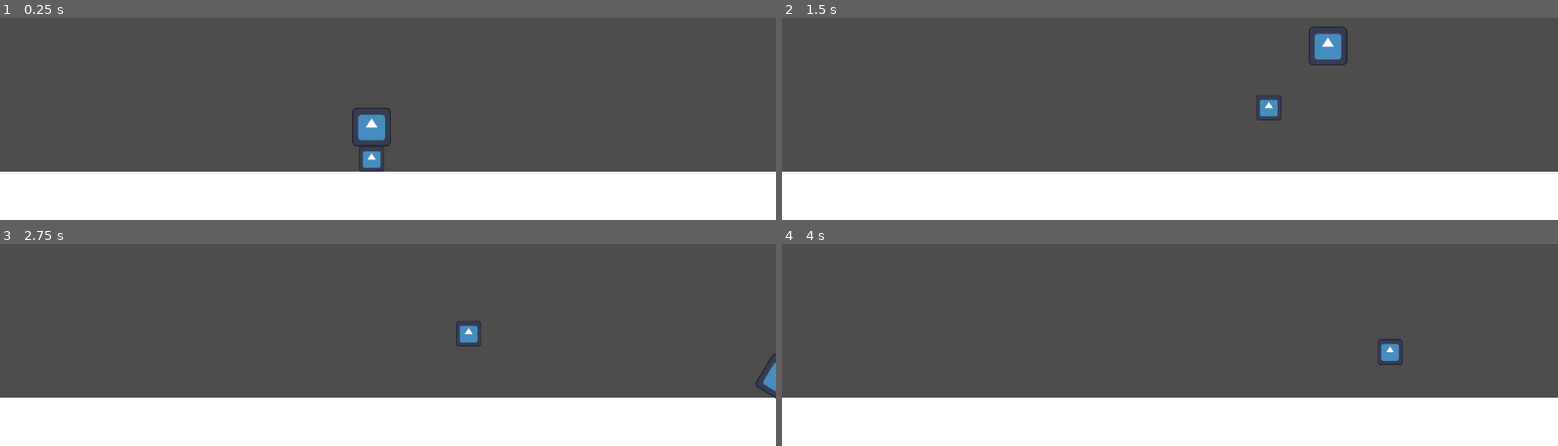
Above: before the commit, frames 1-4 (two rows, left to right).
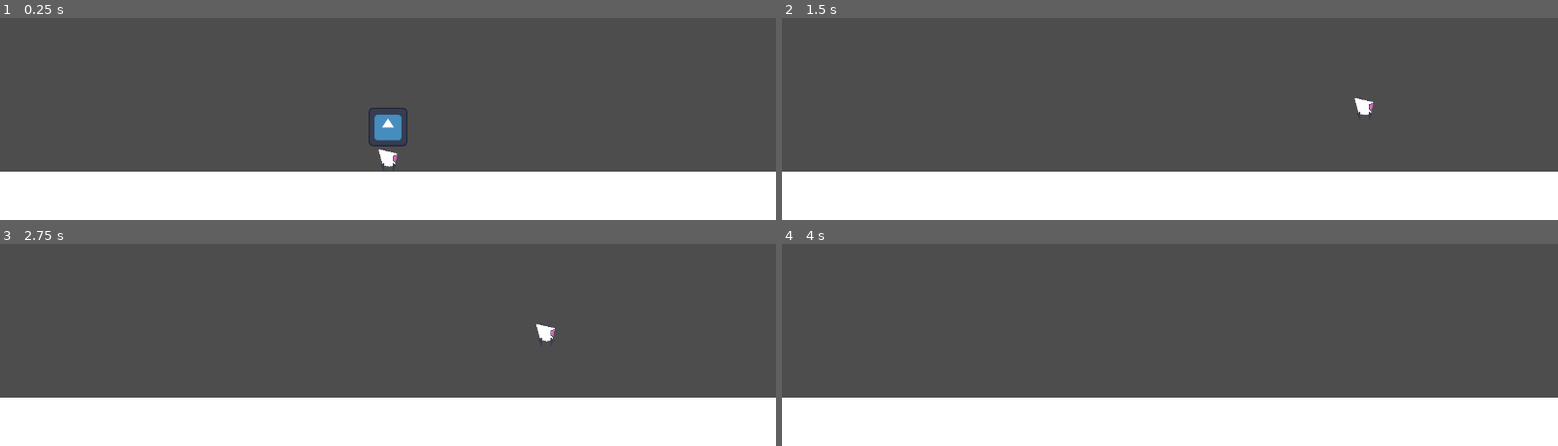
Above: after the commit, the same moments.

Repository: SnappyDragon64/Volleyball
Game: Godot game, scene res://game/game/sandbox.tscn
Two runs of this game, one before a commit and one after it. Both use one fixed random seed, a clock stepped at 60 frames per second and the inputs below. The engine's default icon, where the game draws it, is replaced by a stand-in: a white triangle on a blue panel in a dark square.
Inputs (mouse positions are in pixels of both pictures, inside the frame that each line leads up to):
- Up to frame 1 (0.25 s): no input
- Up to frame 2 (1.5 s): tap Enter at 0.5 s; move the mouse to (outside the picture) at 0.52 s; hold Right (move_right) from 0.53 s (still down); right-click (outside the picture) at 0.6 s; tap Space (jump) at 0.77, 1.07 s; click (outside the picture) at 0.8 s; move the mouse to (1014, 24) at 1.27 s; click (1014, 24) at 1.35 s
- Up to frame 3 (2.75 s): tap Space (jump) at 1.52, 1.82, 2.3 s; tap Z (grab, bound only after the commit) at 1.55, 2.1 s; move the mouse to (outside the picture) at 2.02 s; release Right (move_right) at 2.03 s; hold Left (move_left) from 2.03 s (still down); click (outside the picture) at 2.17 s
- Up to frame 4 (4 s): move the mouse to (1131, 314) at 2.77 s; release Left (move_left) at 2.78 s; hold Right (move_right) from 2.78 s (still down); tap Space (jump) at 2.85, 3.02, 3.32, 3.77 s; click (1131, 314) at 2.92 s; right-click (1131, 314) at 3.05 s; move the mouse to (1402, 294) at 3.52 s; right-click (1402, 294) at 3.6 s; click (1402, 294) at 3.8 s

The runs differ from the first frame. In frame 1, 1.1% of the frame differs, in the area x 45-53%, y 44-77%; in frame 2, 1.0%; in frame 3, 0.6%; in frame 4, 0.3%.

Commit message:
Updated player controller

Diff:
--- /dev/null
+++ b/game/core/groups.gd
@@ -0,0 +1,6 @@
+extends Node
+
+const PLAYER = "player"
+const HAS_WEIGHT = "has_weight"
+const PICKUP = "pickup"
+const HEAD = "head"
--- /dev/null
+++ b/game/core/signals.gd
@@ -0,0 +1,8 @@
+extends Node
+
+
+# PLAYER
+signal recall_head(player_global_position: Vector2)
+
+# EVENT
+signal event(id: int)
--- /dev/null
+++ b/game/entity/player/head.gd
@@ -0,0 +1,20 @@
+extends RigidBody2D
+
+
+const RECALL_IMPULSE := 8000.0
+
+
+func _ready():
+	add_to_group(Groups.PLAYER)
+	add_to_group(Groups.HAS_WEIGHT)
+	add_to_group(Groups.PICKUP)
+	add_to_group(Groups.HEAD)
+
+	Signals.recall_head.connect(_on_recall_head)
+
+
+func _on_recall_head(player_global_position: Vector2):
+	var recall_direction = player_global_position - get_global_position()
+	recall_direction = recall_direction.normalized()
+	var recall_magnitude = recall_direction.x * RECALL_IMPULSE
+	apply_torque_impulse(recall_magnitude)
--- /dev/null
+++ b/game/entity/player/head.tscn
@@ -0,0 +1,24 @@
+[gd_scene load_steps=4 format=3 uid="uid://ddd8jy8ur8c5"]
+
+[ext_resource type="Script" path="res://game/entity/player/head.gd" id="1_nj3d2"]
+[ext_resource type="Texture2D" uid="uid://rjm03i05u1tf" path="res://icon.svg" id="1_x5vyb"]
+
+[sub_resource type="CircleShape2D" id="CircleShape2D_qxnpo"]
+radius = 32.0
+
+[node name="Head" type="RigidBody2D"]
+collision_layer = 4
+gravity_scale = 0.4
+script = ExtResource("1_nj3d2")
+
+[node name="Collider" type="CollisionShape2D" parent="."]
+shape = SubResource("CircleShape2D_qxnpo")
+
+[node name="HeadModel" type="Sprite2D" parent="."]
+visible = false
+scale = Vector2(0.5, 0.5)
+texture = ExtResource("1_x5vyb")
+
+[node name="Area2D" type="Area2D" parent="."]
+
+[node name="CollisionShape2D" type="CollisionShape2D" parent="Area2D"]
--- a/game/entity/player/player.gd
+++ b/game/entity/player/player.gd
@@ -1,42 +1,54 @@
 extends CharacterBody2D
 
-const SPEED = 200.0
-const HEADLESS_SPEED = 400.0
-const JUMP_VELOCITY = -400.0
+
+const SPEED := 200.0
+const DEFAULT_SPEED_MULTIPLIER := 1.0
+const HEADLESS_SPEED_MULTIPLIER := 2.0
+const JUMP_VELOCITY := -400.0
+const THROW_IMPULSE := 500.0
 
 enum State {DEFAULT, HEADLESS, ITEM, ROLLING}
 
-@onready var volley_scene := preload("res://game/entity/player/volley.tscn")
-@onready var volley_instance: RigidBody2D
+@onready var head_scene := preload("res://game/entity/player/head.tscn")
 
-@onready var recall_cooldown = $Timer/RecallCooldown
+@export var current_state := State.DEFAULT
+@export var controller_mode := false
 
-var current_state: State = State.DEFAULT
-var controller_mode := false
 var can_recall := true
 
+
 func _ready():
-	volley_instance = volley_scene.instantiate()
-	get_parent().call_deferred("add_child", volley_instance)
-	volley_instance.ready.connect(_on_volley_ready)
+	add_to_group(Groups.PLAYER)
+	add_to_group(Groups.HAS_WEIGHT)
 
 
-func _on_volley_ready():
-	$RemoteTransform2D.set_remote_node(volley_instance.get_path())
-	volley_instance.get_node("CollisionShape2D").set_disabled(true)
-	volley_instance.set_freeze_enabled(true)
+func _input(event: InputEvent):
+	if event is InputEventKey or event is InputEventMouseButton:
+		controller_mode = false
+		$CrosshairOrigin.set_visible(false)
+	elif event is InputEventJoypadButton:
+		controller_mode = true
 
 
-func _input(event):
-	if event is InputEventKey:
-		controller_mode = false
-	elif event is InputEventJoypadButton:
-		controller_mode = true
-	elif event is InputEventMouseButton:
-		controller_mode = false
+func change_state(new_state: State):
+	match new_state:
+		State.DEFAULT:
+			add_to_group(Groups.HAS_WEIGHT)
+			$HeadCollider.set_disabled(false)
+			$Model/HeadModel.set_visible(true)
+		State.HEADLESS:
+			remove_from_group(Groups.HAS_WEIGHT)
+			$HeadCollider.set_disabled(true)
+			$Model/HeadModel.set_visible(false)
+		State.ITEM:
+			add_to_group(Groups.HAS_WEIGHT)
+		State.ROLLING:
+			pass
+
+	current_state = new_state
 
 
-func _physics_process(delta):
+func _physics_process(delta: float):
 	match current_state:
 		State.DEFAULT:
 			_default_physics_process(delta)
@@ -44,96 +56,105 @@
 			_headless_physics_process(delta)
 		State.ITEM:
 			_item_physics_process(delta)
-		State.HEADLESS:
-			_default_physics_process(delta)
+		State.ROLLING:
+			_rolling_physics_process(delta)
 
 
-func _default_physics_process(delta):
+func _default_physics_process(delta: float):
+	apply_gravity(delta)
+	enable_movement(DEFAULT_SPEED_MULTIPLIER)
+	enable_yeet()
+	move_and_slide()
+
+
+func _headless_physics_process(delta: float):
+	apply_gravity(delta)
+	enable_movement(HEADLESS_SPEED_MULTIPLIER)
+	enable_jump()
+	enable_recall()
+	enable_grab()
+	move_and_slide()
+
+
+func _item_physics_process(delta: float):
+	apply_gravity(delta)
+	enable_movement(DEFAULT_SPEED_MULTIPLIER)
+	move_and_slide()
+
+
+func _rolling_physics_process(_delta: float):
+	pass
+
+
+func apply_gravity(delta: float):
 	if not is_on_floor():
 		velocity += get_gravity() * delta
 
+
+func enable_movement(multiplier: float):
 	var direction = Input.get_axis("move_left", "move_right")
 
 	if direction:
-		velocity.x = direction * SPEED
+		velocity.x = direction * SPEED * multiplier
 	else:
 		velocity.x = move_toward(velocity.x, 0, SPEED)
 
+
+func enable_jump():
+	if Input.is_action_just_pressed("jump") and is_on_floor():
+		velocity.y = JUMP_VELOCITY
+
+
+func enable_yeet():
 	if controller_mode:
 		var controller_direction = Input.get_vector("aim_left", "aim_right", "aim_up", "aim_down")
 
 		if not controller_direction.is_zero_approx():
 			var angle = controller_direction.angle()
-			$RemoteTransform2D/Marker2D.set_rotation(angle)
-			$RemoteTransform2D/Marker2D/Icon.set_visible(true)
+			$CrosshairOrigin.set_rotation(angle)
+			$CrosshairOrigin.set_visible(true)
 
-			if Input.is_action_just_pressed("shoot"):
-				shoot(controller_direction)
+			if Input.is_action_just_pressed("yeet"):
+				check_and_yeet(controller_direction)
 		else:
-			$RemoteTransform2D/Marker2D/Icon.set_visible(false)
+			$CrosshairOrigin.set_visible(false)
 	else:
-		var mouse_direction = get_global_mouse_position() - $RemoteTransform2D/Marker2D.get_global_transform().origin
-
-		if Input.is_action_just_pressed("shoot"):
-			shoot(mouse_direction)
-
-	move_and_slide()
+		var mouse_direction = get_global_mouse_position() - $CrosshairOrigin.get_global_transform().origin
+		check_and_yeet(mouse_direction)
 
 
-func shoot(direction_vector: Vector2):
-	direction_vector = direction_vector.normalized() * 500
-	$RemoteTransform2D.set_remote_node("")
-	volley_instance.get_node("CollisionShape2D").set_disabled(false)
-	volley_instance.set_freeze_enabled(false)
-	volley_instance.apply_central_impulse(direction_vector)
-	current_state = State.HEADLESS
+func check_and_yeet(direction_vector: Vector2):
+	if Input.is_action_just_pressed("yeet"):
+		change_state(State.HEADLESS)
+		$CrosshairOrigin.set_visible(false)
+
+		var head_instance = head_scene.instantiate()
+
+		var crosshair_origin_global_position = $CrosshairOrigin.get_global_position()
+		head_instance.set_global_position(crosshair_origin_global_position)
+
+		direction_vector = direction_vector.normalized() * 500
+		head_instance.apply_central_impulse(direction_vector)
+		# TODO: Add player's velocity to the head?
+
+		add_sibling(head_instance)
 
 
-func recall():
-	var recall_direction = Vector2(global_position.x - volley_instance.get_global_transform().origin.x, 0).normalized() * 150
-	volley_instance.apply_central_impulse(recall_direction)
-	can_recall = false
-	recall_cooldown.start()
+func enable_recall():
+	if Input.is_action_just_pressed("recall") and can_recall:
+		Signals.recall_head.emit(get_global_position())
+		$Timers/RecallCooldown.start()
+		can_recall = false
 
 
-func _headless_physics_process(delta):
-	if not is_on_floor():
-		velocity += get_gravity() * delta
-
-	if Input.is_action_just_pressed("jump") and is_on_floor():
-		velocity.y = JUMP_VELOCITY
-
-	if Input.is_action_just_pressed("recall") and can_recall:
-		recall()
-
-	var direction = Input.get_axis("move_left", "move_right")
-
-	if direction:
-		velocity.x = direction * SPEED
-	else:
-		velocity.x = move_toward(velocity.x, 0, SPEED)
-
-	move_and_slide()
+func enable_grab():
+	if Input.is_action_just_pressed("grab"):
+		for body: PhysicsBody2D in $InteractionArea.get_overlapping_bodies():
+			if body.is_in_group(Groups.HEAD):
+				body.set_process_mode(ProcessMode.PROCESS_MODE_DISABLED)
+				body.queue_free()
+				change_state(State.DEFAULT)
 
 
-func _item_physics_process(delta):
-	if not is_on_floor():
-		velocity += get_gravity() * delta
-
-	var direction = Input.get_axis("move_left", "move_right")
-
-	if direction:
-		velocity.x = direction * SPEED
-	else:
-		velocity.x = move_toward(velocity.x, 0, SPEED)
-
-	move_and_slide()
-
-
-func _rolling_physics_process(delta):
-	pass
-
-
-func _on_recall_cooldown_timeout() -> void:
-	print("entered")
+func _on_recall_cooldown_timeout():
 	can_recall = true
--- a/game/entity/player/player.tscn
+++ b/game/entity/player/player.tscn
@@ -1,40 +1,65 @@
-[gd_scene load_steps=4 format=3 uid="uid://b60y53yb0w5k6"]
+[gd_scene load_steps=7 format=3 uid="uid://pmhw162ba0le"]
 
 [ext_resource type="Script" path="res://game/entity/player/player.gd" id="1_ho5xm"]
 [ext_resource type="Texture2D" uid="uid://rjm03i05u1tf" path="res://icon.svg" id="1_yxgw6"]
+[ext_resource type="PackedScene" uid="uid://ddno4gmco4kp3" path="res://game/entity/player/player_model.tscn" id="2_fcqle"]
 
-[sub_resource type="CapsuleShape2D" id="CapsuleShape2D_mwmx4"]
+[sub_resource type="CapsuleShape2D" id="CapsuleShape2D_twx8h"]
 radius = 21.0
 height = 42.0
 
+[sub_resource type="CapsuleShape2D" id="CapsuleShape2D_j8rw0"]
+radius = 32.0
+height = 64.0
+
+[sub_resource type="CircleShape2D" id="CircleShape2D_fkdut"]
+radius = 48.0
+
 [node name="Player" type="CharacterBody2D"]
 collision_layer = 2
+collision_mask = 5
 script = ExtResource("1_ho5xm")
 
-[node name="Icon" type="Sprite2D" parent="."]
+[node name="PlayerCollider" type="CollisionShape2D" parent="."]
 position = Vector2(0, -21)
-scale = Vector2(0.33, 0.33)
+shape = SubResource("CapsuleShape2D_twx8h")
+
+[node name="HeadCollider" type="CollisionShape2D" parent="."]
+position = Vector2(0, -74)
+shape = SubResource("CapsuleShape2D_j8rw0")
+
+[node name="InteractionArea" type="Area2D" parent="."]
+position = Vector2(0, -21)
+collision_layer = 0
+collision_mask = 12
+
+[node name="Collider" type="CollisionShape2D" parent="InteractionArea"]
+shape = SubResource("CircleShape2D_fkdut")
+
+[node name="Model" type="Node2D" parent="."]
+
+[node name="PlayerModel" parent="Model" instance=ExtResource("2_fcqle")]
+position = Vector2(1, 0)
+scale = Vector2(1.2, 1.2)
+
+[node name="HeadModel" type="Sprite2D" parent="Model"]
+position = Vector2(0, -74)
+rotation = 0.00456835
+scale = Vector2(0.5, 0.5)
 texture = ExtResource("1_yxgw6")
 
-[node name="CollisionShape2D" type="CollisionShape2D" parent="."]
-position = Vector2(0, -21)
-shape = SubResource("CapsuleShape2D_mwmx4")
+[node name="CrosshairOrigin" type="Marker2D" parent="."]
+visible = false
+position = Vector2(0, -74)
 
-[node name="RemoteTransform2D" type="RemoteTransform2D" parent="."]
-position = Vector2(0, -42)
-
-[node name="Marker2D" type="Marker2D" parent="RemoteTransform2D"]
-position = Vector2(0, -32)
-
-[node name="Icon" type="Sprite2D" parent="RemoteTransform2D/Marker2D"]
-visible = false
-position = Vector2(50, 0)
+[node name="Crosshair" type="Sprite2D" parent="CrosshairOrigin"]
+position = Vector2(64, 0)
 scale = Vector2(0.1, 0.1)
 texture = ExtResource("1_yxgw6")
 
-[node name="Timer" type="Node" parent="."]
+[node name="Timers" type="Node" parent="."]
 
-[node name="RecallCooldown" type="Timer" parent="Timer"]
+[node name="RecallCooldown" type="Timer" parent="Timers"]
 one_shot = true
 
-[connection signal="timeout" from="Timer/RecallCooldown" to="." method="_on_recall_cooldown_timeout"]
+[connection signal="timeout" from="Timers/RecallCooldown" to="." method="_on_recall_cooldown_timeout"]
--- a/game/entity/player/player_model.tscn
+++ b/game/entity/player/player_model.tscn
@@ -22,7 +22,7 @@
 texture = ExtResource("2_55ofv")
 
 [node name="FrontBody" type="Polygon2D" parent="."]
-polygon = PackedVector2Array(-14, -31, -8, -9, 1, -7, 9, -9, 12, -25)
+polygon = PackedVector2Array(-14, -31, -8, -9, 1, -7, 9, -9, 9.45906, -11.4483, 6, -15, 6, -22, 11.7964, -23.9144, 12, -25)
 
 [node name="BackBody" type="Polygon2D" parent="FrontBody"]
 z_index = -1
@@ -30,13 +30,13 @@
 polygon = PackedVector2Array(-10, -33, -8, -9, 9, -9, 12, -25)
 
 [node name="Eye" type="Polygon2D" parent="FrontBody"]
-z_index = 1
 color = Color(0.83222, 0.405905, 0.755917, 1)
-polygon = PackedVector2Array(11.62, -23, 7, -21, 7, -16, 9.75, -13)
+polygon = PackedVector2Array(11.62, -23, 7, -21.4, 7, -16, 9.75, -13)
 
 [node name="EyeFrame" type="Polygon2D" parent="FrontBody"]
+z_index = -1
 color = Color(0.270222, 0.270222, 0.270222, 1)
-polygon = PackedVector2Array(6, -15, 6, -22, 12, -24, 10, -11)
+polygon = PackedVector2Array(1, -7, -14, -31, 12, -25, 9, -9)
 
 [node name="FrontLegR" type="Polygon2D" parent="."]
 color = Color(0.211765, 0.239216, 0.317647, 1)
--- a/game/entity/player/volley.tscn
+++ /dev/null
@@ -1,20 +0,0 @@
-[gd_scene load_steps=3 format=3 uid="uid://2mgui6b17l3k"]
-
-[ext_resource type="Texture2D" uid="uid://rjm03i05u1tf" path="res://icon.svg" id="1_yvqx3"]
-
-[sub_resource type="CapsuleShape2D" id="CapsuleShape2D_1ku3r"]
-radius = 32.0
-height = 64.0
-
-[node name="Volley" type="RigidBody2D"]
-collision_layer = 4
-gravity_scale = 0.4
-
-[node name="Icon" type="Sprite2D" parent="."]
-position = Vector2(0, -32)
-scale = Vector2(0.5, 0.5)
-texture = ExtResource("1_yvqx3")
-
-[node name="CollisionShape2D" type="CollisionShape2D" parent="."]
-position = Vector2(0, -32)
-shape = SubResource("CapsuleShape2D_1ku3r")
--- a/game/game/sandbox.tscn
+++ b/game/game/sandbox.tscn
@@ -17,4 +17,4 @@
 polygon = PackedVector2Array(0, 640, 0, 720, 1280, 720, 1280, 640)
 
 [node name="Player" parent="." instance=ExtResource("1_uaqf8")]
-position = Vector2(613, 640)
+position = Vector2(640, 640)
--- a/project.godot
+++ b/project.godot
@@ -14,6 +14,11 @@
 run/main_scene="res://game/game/sandbox.tscn"
 config/features=PackedStringArray("4.3", "Forward Plus")
 config/icon="res://icon.svg"
+
+[autoload]
+
+Groups="*res://game/core/groups.gd"
+Signals="*res://game/core/signals.gd"
 
 [display]
 
@@ -65,14 +70,28 @@
 "events": [Object(InputEventJoypadMotion,"resource_local_to_scene":false,"resource_name":"","device":-1,"axis":3,"axis_value":1.0,"script":null)
 ]
 }
-shoot={
+yeet={
 "deadzone": 0.5,
 "events": [Object(InputEventJoypadMotion,"resource_local_to_scene":false,"resource_name":"","device":-1,"axis":5,"axis_value":1.0,"script":null)
 , Object(InputEventMouseButton,"resource_local_to_scene":false,"resource_name":"","device":-1,"window_id":0,"alt_presse …(244 unchanged characters)…
 ]
 }
+grab={
+"deadzone": 0.5,
+"events": [Object(InputEventJoypadButton,"resource_local_to_scene":false,"resource_name":"","device":-1,"button_index":2,"pressure":0.0,"pressed":true,"script":null)
+, Object(InputEventKey,"resource_local_to_scene":false,"resource_name":"","device":-1,"window_id":0,"alt_pressed":false,"shift_pressed":false,"ctrl_pressed":false,"meta_pressed":false,"pressed":false,"keycode":0,"physical_keycode":90,"key_label":0,"unicode":122,"location":0,"echo":false,"script":null)
+]
+}
 recall={
 "deadzone": 0.5,
-"events": [Object(InputEventMouseButton,"resource_local_to_scene":false,"resource_name":"","device":-1,"window_id":0,"alt_pressed":false,"shift_pressed":false,"ctrl_pressed":false,"meta_pressed":false,"button_mask":2,"position":Vector2(271, 6),"global_position":Vector2(280, 52),"factor":1.0,"button_index":2,"canceled":false,"pressed":true,"double_click":false,"script":null)
+"events": [Object(InputEventJoypadButton,"resource_local_to_scene":false,"resource_name":"","device":-1,"button_index":10,"pressure":0.0,"pressed":true,"script":null)
+, Object(InputEventMouseButton,"resource_local_to_scene":false,"resource_name":"","device":-1,"window_id":0,"alt_pressed":false,"shift_pressed":false,"ctrl_pressed":false,"meta_pressed":false,"button_mask":2,"position":Vector2(271, 6),"global_position":Vector2(280, 52),"factor":1.0,"button_index":2,"canceled":false,"pressed":true,"double_click":false,"script":null)
 ]
 }
+
+[layer_names]
+
+2d_physics/layer_1="Terrain"
+2d_physics/layer_2="Player"
+2d_physics/layer_3="Head"
+2d_physics/layer_4="Props"
Not shown: 1 places in game/entity/player/player_model.tscn that only renumber resources
Not shown: 1 places in game/game/sandbox.tscn that only renumber resources
